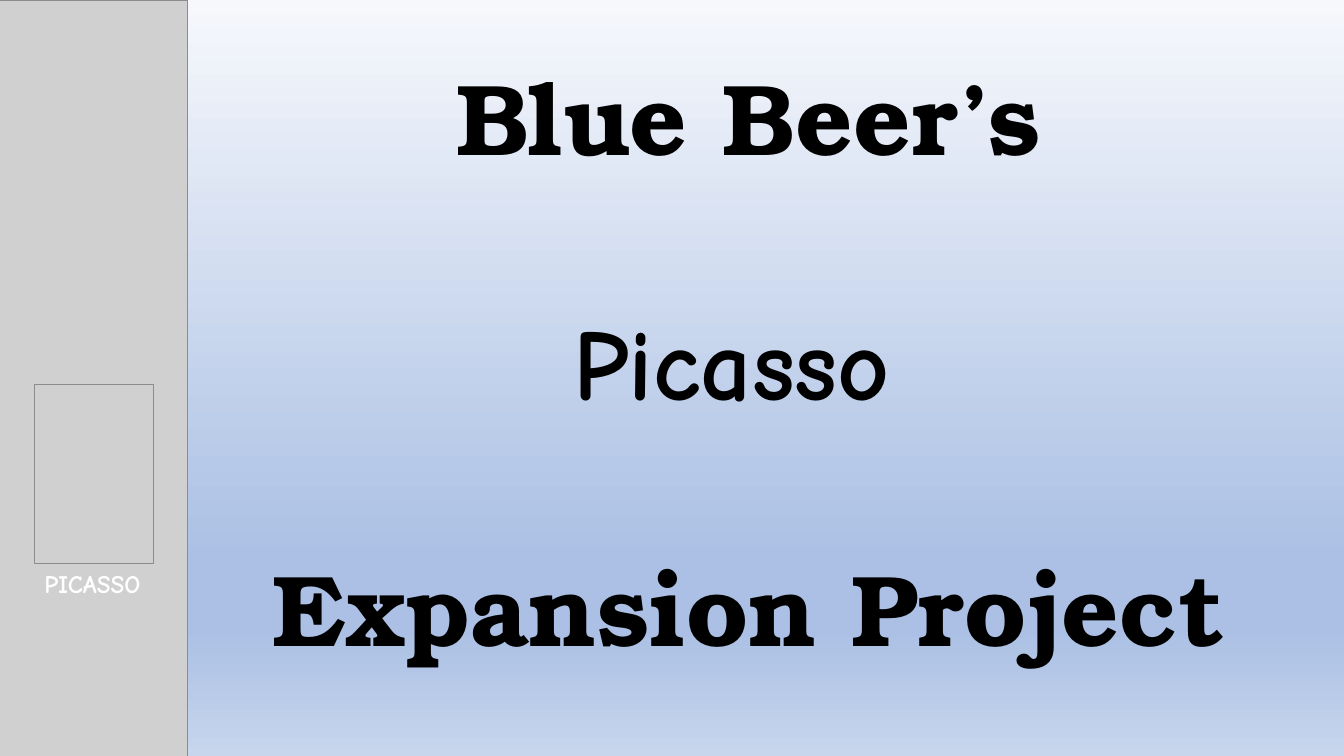
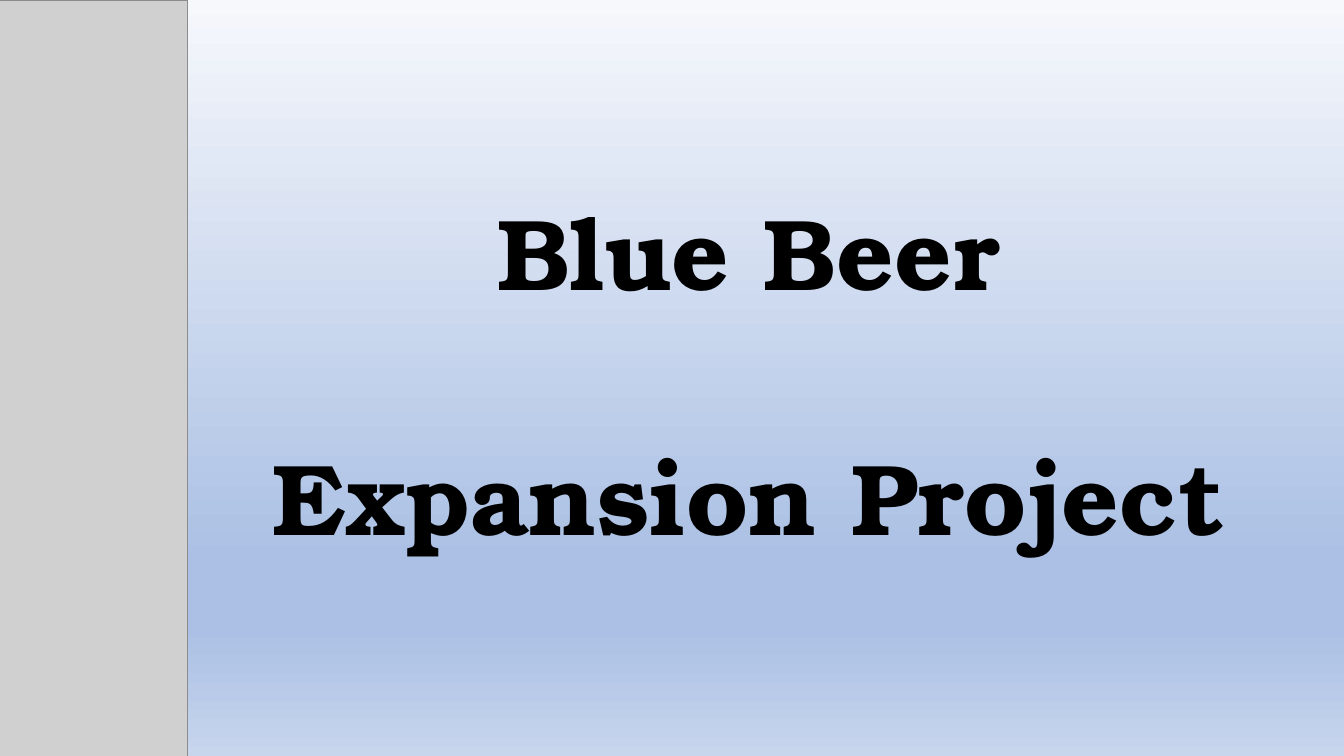
Before and after one commit to kjurekSMU/6306_JKT_Case_Study_1, a slide deck: slide 1 of Beer_Expansion_Project.pptx. Drawn at 1344x756 pixels with LibreOffice and Linux fonts; fonts in the diff are those of the drawing; grey boxes stand for pictures. Boxes give left, top, right and bottom in pixels: in the first picture for what was removed or moved away, otherwise in the second. Text is boxed around its words. In the diff, an @@ line names an element or a change of style, - is before the commit and + after.

```diff
--- a/Beer_Expansion_Project.pptx
+++ b/Beer_Expansion_Project.pptx
@@ subtitle at <box>498,217,1000,292</box>: text changed @@
-Blue Beer’s
-Picasso
+Blue Beer
@@ picture removed at <box>34,385,153,564</box> @@
@@ text removed at <box>44,576,140,593</box> @@
-PICASSO
```
Also in this commit, not shown: 10 other slides changed.
